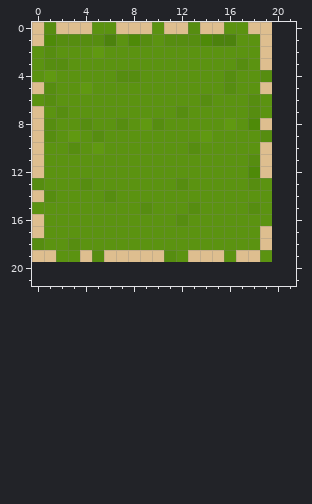
File history of a pixel-art sprite, public/images/demineur/herbe.png. The picture above is the old version.
The file is 20x20 pixels. Colours within 5 levels of each other are drawn and written as one. The old version is drawn lined up with the new one, on the new canvas.
The same view after the edit:
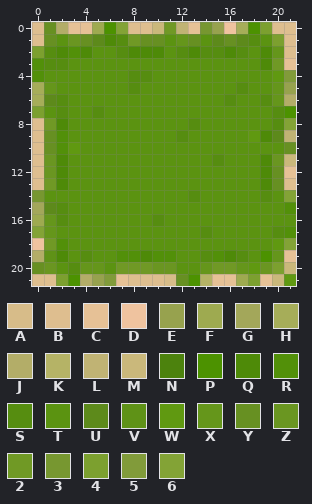
Palette (. is transparent): A #d7bc89  B #debe8f  C #e6c196  D #efc39f  E #97a24e  F #9eaa50  G #a3a75a  H #a6ad59  J #b3ad68  K #b5b366  L #c0b374  M #cab87b  N #4c820d  P #4c9200  Q #4e8a08  R #529009  S #568d10  T #5b9311  U #5d8a1b  V #5f9217  W #609911  X #65961b  Y #679022  Z #6a9621  2 #709925  3 #779730  4 #7ca02f  5 #819b3a  6 #83a336
Change:
{"change": "canvas 20x20 -> 22x22"}
{"y":0,"x":1,"old":"SBBBTTB","new":"YJCCFP6"}
{"y":0,"x":10,"old":"TBBSBBTTBB..","new":"M2LC3EDHP4BB"}
{"y":1,"x":1,"old":"QSSSSNTQSTSSSQNNTTB..","new":"YTZYUQS2YYTXYTUYUST4B"}
{"y":2,"x":0,"old":"T","new":"4"}
{"y":2,"x":2,"old":"TTTW","new":"QRQT"}
{"y":2,"x":7,"old":"TTTT","new":"SQQQ"}
{"y":2,"x":12,"old":"TTTTTT","new":"SQSSQS"}
{"y":2,"x":19,"old":"B..","new":"QXB"}
{"y":3,"x":0,"old":"T","new":"R"}
{"y":3,"x":17,"old":"S","new":"T"}
{"y":3,"x":19,"old":"B..","new":"Q2C"}
{"y":4,"x":0,"old":"TW","new":"RT"}
{"y":4,"x":7,"old":"S","new":"T"}
{"y":4,"x":9,"old":"T","new":"S"}
{"y":4,"x":16,"old":"S","new":"T"}
{"y":4,"x":19,"old":"S..","new":"TW5"}
{"y":5,"x":0,"old":"BS","new":"HX"}
{"y":5,"x":4,"old":"W","new":"T"}
{"y":5,"x":8,"old":"T","new":"S"}
{"y":5,"x":16,"old":"ST","new":"TS"}
{"y":5,"x":19,"old":"B..","new":"TXE"}
{"y":6,"x":0,"old":"TST","new":"HUS"}
{"y":6,"x":14,"old":"S","new":"T"}
{"y":6,"x":16,"old":"T","new":"S"}
{"y":6,"x":18,"old":"ST..","new":"TSXJ"}
{"y":7,"x":0,"old":"B","new":"4"}
{"y":7,"x":5,"old":"T","new":"S"}
{"y":7,"x":12,"old":"S","new":"T"}
{"y":7,"x":18,"old":"S","new":"T"}
{"y":7,"x":20,"old":"..","new":"SP"}
{"y":8,"x":1,"old":"ST","new":"2Q"}
{"y":8,"x":4,"old":"S","new":"T"}
{"y":8,"x":7,"old":"S","new":"T"}
{"y":8,"x":9,"old":"WS","new":"TT"}
{"y":8,"x":13,"old":"T","new":"S"}
{"y":8,"x":16,"old":"W","new":"T"}
{"y":8,"x":18,"old":"QB..","new":"TTS6"}
{"y":9,"x":1,"old":"STW","new":"YRT"}
{"y":9,"x":5,"old":"S","new":"T"}
{"y":9,"x":12,"old":"T","new":"S"}
{"y":9,"x":14,"old":"W","new":"T"}
{"y":9,"x":18,"old":"TS..","new":"WQUL"}
{"y":10,"x":1,"old":"TTS","new":"YRW"}
{"y":10,"x":5,"old":"W","new":"T"}
{"y":10,"x":13,"old":"S","new":"T"}
{"y":10,"x":19,"old":"B..","new":"TTY"}
{"y":11,"x":1,"old":"TT","new":"ZQ"}
{"y":11,"x":15,"old":"T","new":"S"}
{"y":11,"x":18,"old":"SB..","new":"TQZM"}
{"y":12,"x":1,"old":"TT","new":"ZQ"}
{"y":12,"x":18,"old":"QB..","new":"TQYC"}
{"y":13,"x":0,"old":"STT","new":"B2Q"}
{"y":13,"x":4,"old":"S","new":"T"}
{"y":13,"x":12,"old":"S","new":"T"}
{"y":13,"x":18,"old":"ST..","new":"TQYB"}
{"y":14,"x":0,"old":"BS","new":"3T"}
{"y":14,"x":6,"old":"S","new":"T"}
{"y":14,"x":13,"old":"T","new":"S"}
{"y":14,"x":19,"old":"T..","new":"ST6"}
{"y":15,"x":0,"old":"TTT","new":"GUS"}
{"y":15,"x":9,"old":"S","new":"T"}
{"y":15,"x":13,"old":"S","new":"T"}
{"y":15,"x":18,"old":"S","new":"T"}
{"y":15,"x":20,"old":"..","new":"TR"}
{"y":16,"x":0,"old":"BTT","new":"FXS"}
{"y":16,"x":10,"old":"T","new":"S"}
{"y":16,"x":12,"old":"S","new":"T"}
{"y":16,"x":20,"old":"..","new":"TT"}
{"y":17,"x":0,"old":"BT","new":"6X"}
{"y":17,"x":14,"old":"T","new":"S"}
{"y":17,"x":19,"old":"B..","new":"TSR"}
{"y":18,"x":0,"old":"STTS","new":"D2RT"}
{"y":18,"x":19,"old":"B..","new":"TW6"}
{"y":19,"x":0,"old":"BBT","new":"JVQ"}
{"y":19,"x":4,"old":"BSBBBBBS","new":"STTRRQRR"}
{"y":19,"x":13,"old":"BBBTBBT..","new":"TSRQSTPXC"}
{"y":20,"x":0,"old":"......................","new":"YZTSXXT222ZZTTX22XWZ4M"}
{"y":21,"x":0,"old":"......................","new":"BB4PJE5CBBBAYPKCCF4CMW"}
{"label":"changed","picture_box":[32,22,296,286]}
